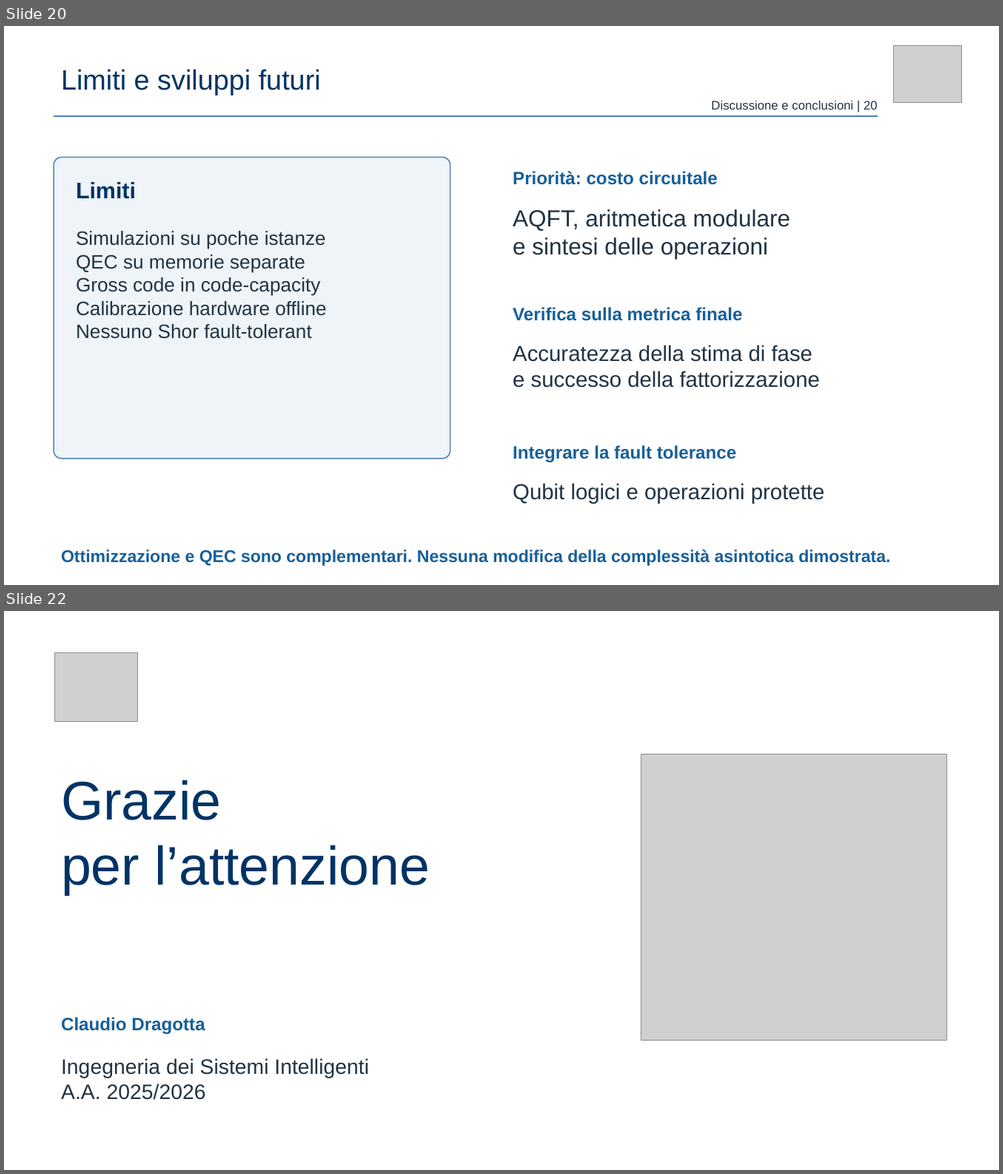
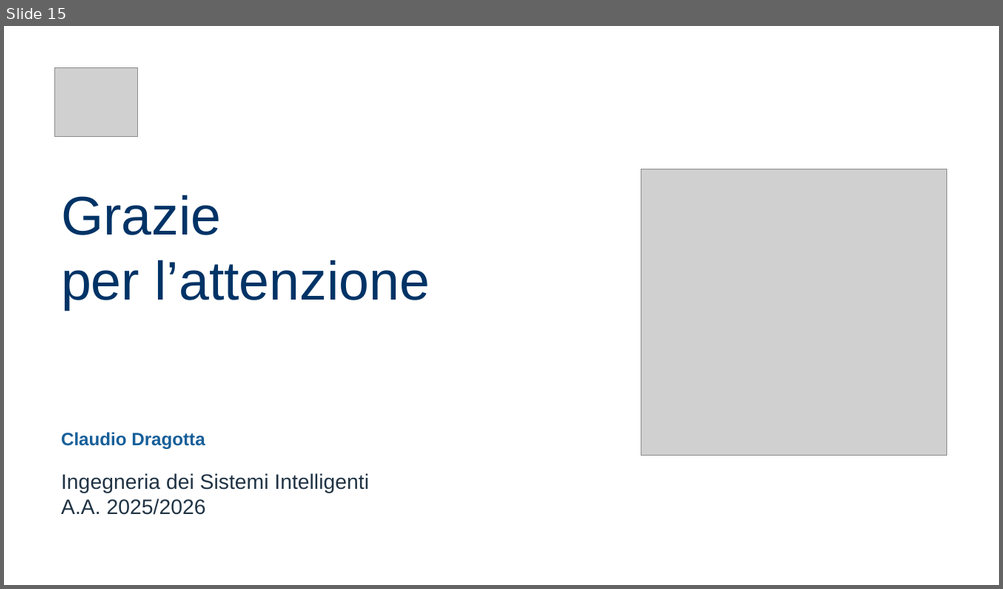
Before and after one commit to claudio-dragotta/shor-nisq-qec-thesis, a slide deck: presentazione/Dragotta Claudio - VERSIONE AGGIORNATA.pptx. Shown one above the other, each under a label of ours: slides 20 and 22 before the commit, slide 15 after it; the slides between them are not shown. The pictures are 1003x1174 and 1003x589 pixels, drawn with LibreOffice and Linux fonts; fonts in the diff are those of the drawing; grey boxes stand for pictures. Boxes give left, top, right and bottom in pixels: in the first picture for what was removed or moved away, otherwise in the second. Text is boxed around its words. In the diff, an @@ line names an element or a change of style, - is before the commit and + after.

```diff
--- a/presentazione/Dragotta Claudio - VERSIONE AGGIORNATA.pptx
+++ b/presentazione/Dragotta Claudio - VERSIONE AGGIORNATA.pptx
@@ slide 20 removed at (4, 26, 999, 585), background #FFFFFF @@
@@ picture removed at (893, 46, 962, 103) @@
@@ text removed at (61, 69, 321, 96) @@
-Limiti e sviluppi futuri
@@ text removed at (711, 101, 877, 110) @@
-Discussione e conclusioni | 20
@@ rectangle removed at (54, 116, 878, 117) @@
@@ rounded rectangle removed at (54, 157, 450, 459) @@
@@ text removed at (512, 171, 717, 185) @@
-Priorità: costo circuitale
@@ text removed at (76, 182, 136, 199) @@
-Limiti
@@ text removed at (512, 210, 790, 259) @@
-AQFT, aritmetica modulare
-e sintesi delle operazioni
@@ text removed at (76, 231, 326, 339) @@
-Simulazioni su poche istanze
-QEC su memorie separate
-Gross code in code-capacity
-Calibrazione hardware offline
-Nessuno Shor fault-tolerant
@@ text removed at (512, 307, 742, 321) @@
-Verifica sulla metrica finale
@@ text removed at (512, 345, 819, 388) @@
-Accuratezza della stima di fase
-e successo della fattorizzazione
@@ text removed at (512, 446, 736, 463) @@
-Integrare la fault tolerance
@@ text removed at (512, 483, 825, 504) @@
-Qubit logici e operazioni protette
@@ text removed at (61, 550, 890, 566) @@
-Ottimizzazione e QEC sono complementari. Nessuna modifica della complessità asintotica dimostrata.
@@ what was slide 22 is now slide 15 @@
```
Also in this commit, not shown: 13 slides changed, 6 other slides removed, 29 other files.
